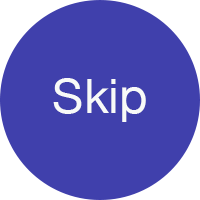
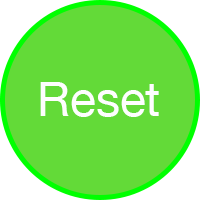
Comparing the layer stacks of the two 200 × 200 images. Changes:
renamed "Skip" to "Reset", painted on it over left=40, top=78, right=159, bottom=122
painted on "Ellipse 1" over left=0, top=0, right=200, bottom=200
